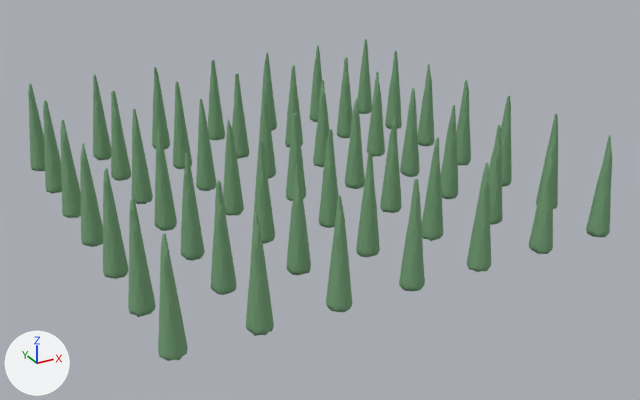
Before and after pictures for a commit that changed the glTF model apps/quest-universal-qr-scanner/android-mr/app/src/main/assets/models/grass_patch2.glb.
Rendered twice from a 50 mm camera at (-1.96, -3.83, 1.85) aimed at (0.06, -0.15, 0.01). The axes (+X, +Y, +Z) are drawn at lower left. The lights are the same throughout. The first picture is the older version.

Names of what the first picture shows: 'grass_patch2'.
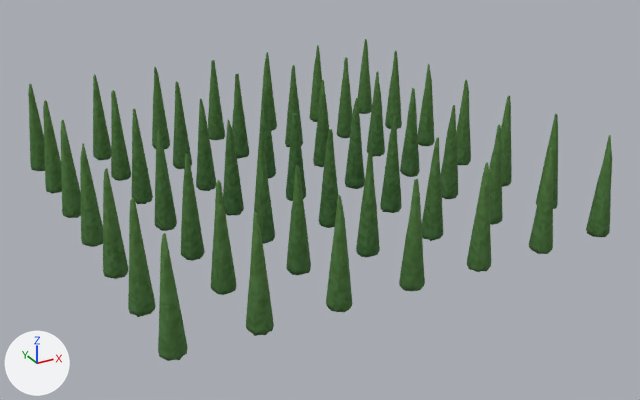
Edits to the bpy script that builds the scene:
```text
Change mat_grass_patch2_mat:
    where n0 = _N.new('ShaderNodeBsdfPrincipled'); n0.name = 'Principled BSDF'
    remove n0.inputs[0].default_value = (0.176, 0.353, 0.184, 1.0)  # 'Base Color', green #74a077
    n0.inputs[2].default_value: 0.85 -> 0.9  # 'Roughness'
    add n2 = _N.new('ShaderNodeMix'); n2.name = 'Mix'
    add n2.data_type = 'RGBA'
    add n2.blend_type = 'MULTIPLY'
    add n2.inputs[0].default_value = 1.0  # 'Factor'
    add n2.inputs[7].default_value = (0.176, 0.353, 0.184, 1.0)  # 'B', green #74a077
    add n3 = _N.new('ShaderNodeVertexColor'); n3.name = 'Color Attribute'
    add _L.new(n2.outputs[2], n0.inputs[0])  # 'Result' to 'Base Color'
    add _L.new(n3.outputs[0], n2.inputs[6])  # 'Color' to 'A'
Change me_grass_patch2:
    where me_grass_patch2.from_pydata(...)  # 22928 vertices, 45660 faces; spans x -1.13..1.13, y -1.13..1.13, z -0.02..0.49
    used by ob_grass_patch2; location = (0.0, 0.0, 0.0)
    me_grass_patch2 part 1: vertex colours changed
```

Location of each change, (x1, y1, x2, y2) in pixels of the pictures (640 x 400 px):
'grass_patch2', recoloured (darker)
    both: (28, 39, 612, 361)
